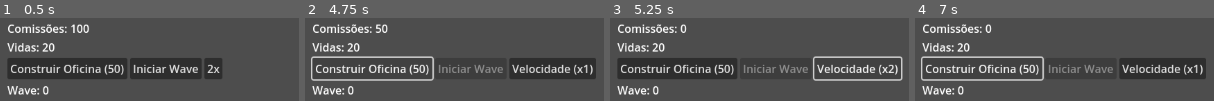
Above: before the commit, frames 1-4 (left to right).
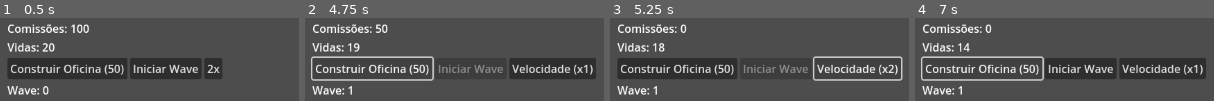
Above: after the commit, the same moments.

Repository: KaueKKL/Dealers-TD
Game: Godot game, scene res://scenes/levels/Level01.tscn
Same seed, same stepped clock (60 frames per second), same inputs: the game is played once before the commit and once after it. The project has no main scene, so this scene is started directly. The engine's default icon, where the game draws it, is replaced by a stand-in: a white triangle on a blue panel in a dark square.
Inputs:
- Up to frame 1 (0.5 s): no input
- Up to frame 2 (4.75 s): click "Iniciar Wave" at 0.5 s; click "Construir Oficina (50)" at 1.25 s; click "2x" at 2 s; click "Velocidade (x1)" at 2.75 s; click "Velocidade (x2)" at 3.5 s; click "Construir Oficina (50)" at 4.25 s
- Up to frame 3 (5.25 s): click "Velocidade (x1)" at 5 s
- Up to frame 4 (7 s): click "Velocidade (x2)" at 5.75 s; click "Construir Oficina (50)" at 6.5 s

Frame 1 is identical in both runs. In frame 2, 0.4% of the frame differs, in the area x 14-19%, y 30-93%; in frame 3, 0.4%; in frame 4, 1.3%, in the area x 14-67%, y 30-93%.

Commit message:
resolution

Diff:
--- a/project.godot
+++ b/project.godot
@@ -18,9 +18,9 @@
 
 PlayerState="*res://scripts/autoload/PlayerState.gd"
 SignalBus="*res://scripts/autoload/SignalBus.gd"
-WaveManager="*res://scripts/autoload/WaveManager.gd"
 TowerManager="*res://scripts/autoload/TowerManager.gd"
 GameState="*res://scripts/autoload/GameState.gd"
+WaveManager="*res://scenes/managers/WaveManager.tscn"
 
 [layer_names]
 
--- a/resources/towers/oficina.tres
+++ b/resources/towers/oficina.tres
@@ -7,7 +7,7 @@
 nome = "Oficina"
 descricao = "Descrição da torre."
 mecanica = "Dano físico + lentidão"
-dano = 5.0
+dano = 50.0
 alcance = 100.0
 tempo_ataque = 0.5
 custo_construcao = 50
--- a/resources/waves/Wave_01.tres
+++ b/resources/waves/Wave_01.tres
@@ -7,6 +7,6 @@
 [resource]
 script = ExtResource("2_urn48")
 wave_number = 1
-enemies_to_spawn = Array[ExtResource("1_6hcvt")]([ExtResource("2_01h02"), ExtResource("2_01h02"), ExtResource("2_01h02")])
-spawn_interval = 1.0
+enemies_to_spawn = Array[ExtResource("1_6hcvt")]([ExtResource("2_01h02"), ExtResource("2_01h02"), ExtResource("2_01h02"), ExtResource("2_01h02"), ExtResource("2_01h02"), ExtResource("2_01h02")])
+spawn_interval = 0.8
 metadata/_custom_type_script = "uid://cap8usfffrolu"
--- /dev/null
+++ b/resources/waves/wave_02.tres
@@ -0,0 +1,12 @@
+[gd_resource type="Resource" script_class="WaveResource" load_steps=4 format=3 uid="uid://dhyphvxbt1jis"]
+
+[ext_resource type="Script" uid="uid://cf06nql61bndj" path="res://scripts/core/EnemyResource.gd" id="1_2b24a"]
+[ext_resource type="Resource" uid="uid://cdieyfhgifah5" path="res://resources/enemies/cliente_impaciente.tres" id="2_s46f8"]
+[ext_resource type="Script" uid="uid://cap8usfffrolu" path="res://scripts/core/WaveResource.gd" id="3_nhgry"]
+
+[resource]
+script = ExtResource("3_nhgry")
+wave_number = 1
+enemies_to_spawn = Array[ExtResource("1_2b24a")]([ExtResource("2_s46f8"), ExtResource("2_s46f8"), ExtResource("2_s46f8"), ExtResource("2_s46f8"), ExtResource("2_s46f8"), ExtResource("2_s46f8"), ExtResource("2_s46f8"), ExtResource("2_s46f8"), ExtResource("2_s46f8"), ExtResource("2_s46f8"), ExtResource("2_s46f8")])
+spawn_interval = 0.8
+metadata/_custom_type_script = "uid://cap8usfffrolu"
--- /dev/null
+++ b/scenes/managers/WaveManager.tscn
@@ -0,0 +1,10 @@
+[gd_scene load_steps=5 format=3 uid="uid://djeqnpfram02o"]
+
+[ext_resource type="Script" uid="uid://d06uremuj0aj7" path="res://scripts/autoload/WaveManager.gd" id="1_vg8ia"]
+[ext_resource type="Script" uid="uid://cap8usfffrolu" path="res://scripts/core/WaveResource.gd" id="2_mw246"]
+[ext_resource type="Resource" uid="uid://btp35i0ekvmpu" path="res://resources/waves/wave_01.tres" id="3_3ed7e"]
+[ext_resource type="Resource" uid="uid://dhyphvxbt1jis" path="res://resources/waves/wave_02.tres" id="4_3ed7e"]
+
+[node name="WaveManager" type="Node2D"]
+script = ExtResource("1_vg8ia")
+predefined_waves = Array[ExtResource("2_mw246")]([ExtResource("3_3ed7e"), ExtResource("4_3ed7e"), null])
--- a/scripts/autoload/SignalBus.gd
+++ b/scripts/autoload/SignalBus.gd
@@ -1,13 +1,14 @@
 extends Node
 
-# Jogador
+# --- Sinais do Jogador ---
 signal comissao_alterada(novo_valor: int)
 signal vidas_alteradas(novo_valor: int)
 
+# --- Sinais do Jogo ---
+signal inimigo_derrotado(inimigo_resource: EnemyResource)
+signal inimigo_escapou(dano_vida: int)
 
-# Wave
+# --- Sinais das Waves ---
 signal iniciar_wave_solicitado
 signal wave_iniciada(numero_wave: int)
 signal wave_concluida(numero_wave: int)
-signal inimigo_derrotado(inimigo_resource: EnemyResource)
-signal inimigo_escapou(dano_vida: int)
--- a/scripts/autoload/TowerManager.gd
+++ b/scripts/autoload/TowerManager.gd
@@ -98,10 +98,8 @@
 	if tower_container:
 		tower_container.add_child(nova_torre)
 	else:
-		# Fallback caso o contêiner não tenha sido configurado
 		get_tree().current_scene.add_child(nova_torre)
 
 	print("Torre construída com sucesso!")
 
-	# Opcional: descomente a linha abaixo para sair do modo de construção após cada torre.
 	cancelar_posicionamento()
--- a/scripts/autoload/WaveManager.gd
+++ b/scripts/autoload/WaveManager.gd
@@ -7,7 +7,6 @@
 var spawn_point: Marker2D
 
 # --- Dados das Ondas ---
-# Arraste seus arquivos wave_01.tres e wave_02.tres aqui pelo Inspetor
 @export var predefined_waves: Array[WaveResource]
 
 var current_wave_index: int = -1
@@ -28,67 +27,76 @@
 
 # Função para o nível se "registrar"
 func set_current_level_path(path: Path2D, spawn: Marker2D):
-	enemy_path = path
-	spawn_point = spawn
+	# --- DIAGNÓSTICO ---
+	if path == null:
+		push_error("WaveManager: Level.gd me enviou um enemy_path NULO!")
+	else:
+		enemy_path = path
+
+	if spawn == null:
+		push_error("WaveManager: Level.gd me enviou um spawn_point NULO!")
+	else:
+		spawn_point = spawn
+
+	if enemy_path and spawn_point:
+		print("WaveManager: Caminho e spawn configurados COM SUCESSO.")
+	# --- FIM DO DIAGNÓSTICO ---
 
 # --- Lógica de Controle da Onda ---
 
 func _on_iniciar_wave_solicitado():
+	print(">>> WAVEMANAGER: Recebi o sinal para iniciar a wave!") # ADICIONE ESTA LINHA
+
 	current_wave_index += 1
 	if current_wave_index >= predefined_waves.size():
-		print("Todas as waves predefinidas foram concluídas!")
-		# TODO: Implementar lógica de vitória
+		# MENSAGEM DE ERRO MELHORADA
+		print("WaveManager: Nenhuma wave encontrada ou todas concluídas! Verifique o Inspetor da cena WaveManager.tscn.")
+		SignalBus.emit_signal("wave_concluida", current_wave_index)
 		return
 
 	var wave_data: WaveResource = predefined_waves[current_wave_index]
 
-	# Prepara a fila de spawn
-	enemies_to_spawn_queue = wave_data.enemies_to_spawn.duplicate() # Cria uma cópia
+	enemies_to_spawn_queue = wave_data.enemies_to_spawn.duplicate()
 	spawn_timer.wait_time = wave_data.spawn_interval
 
 	print("Iniciando Wave:", wave_data.wave_number)
 	SignalBus.emit_signal("wave_iniciada", wave_data.wave_number)
 
-	# Inicia o processo de spawn
 	spawn_timer.start()
 
-# Chamado a cada X segundos pelo spawn_timer
 func _on_spawn_timer_timeout():
 	if enemies_to_spawn_queue.is_empty():
 		spawn_timer.stop()
-		return # Todos os inimigos desta onda foram spawnados
+		return
 
-	# Pega o próximo inimigo da fila e o spawna
 	var enemy_data: EnemyResource = enemies_to_spawn_queue.pop_front()
 	spawn_enemy(enemy_data)
 
-	# Reinicia o timer para o próximo inimigo (se ainda houver)
 	if not enemies_to_spawn_queue.is_empty():
 		spawn_timer.start()
 
-# Lógica de spawn (baseada no seu GDD, EnemyManager)
 func spawn_enemy(data: EnemyResource):
+	# --- DIAGNÓSTICO ---
 	if not enemy_path or not spawn_point:
-		push_error("WaveManager não sabe onde spawnar inimigos!")
+		push_error("WaveManager: ERRO EM SPAWN_ENEMY. enemy_path é: " + str(enemy_path) + ", spawn_point é: " + str(spawn_point))
 		return
+	# --- FIM DO DIAGNÓSTICO ---
 
 	var novo_inimigo = cena_inimigo.instantiate()
 	novo_inimigo.data = data
 	novo_inimigo.global_position = spawn_point.global_position
 	enemy_path.add_child(novo_inimigo)
 
-	enemies_alive += 1 # Rastreia o inimigo vivo
+	enemies_alive += 1
 
 # --- Lógica de Conclusão da Onda ---
 
-# Chamado por "inimigo_derrotado" ou "inimigo_escapou"
 func _on_enemy_removed_from_game(_data_or_damage):
-	enemies_alive -= 1
-	check_wave_cleared()
+	if enemies_alive > 0:
+		enemies_alive -= 1
+		check_wave_cleared()
 
-# Verifica se a onda terminou
 func check_wave_cleared():
-	# A onda só termina se a fila de spawn estiver vazia E não houver mais inimigos vivos
 	if enemies_to_spawn_queue.is_empty() and enemies_alive == 0:
 		print("Wave", current_wave_index + 1, "concluída!")
 		SignalBus.emit_signal("wave_concluida", current_wave_index + 1)
--- a/scripts/gameplay/Enemy.gd
+++ b/scripts/gameplay/Enemy.gd
@@ -1,3 +1,4 @@
+# scripts/gameplay/Enemy.gd
 class_name Enemy
 extends PathFollow2D
 
@@ -6,19 +7,19 @@
 var vida_atual: float
 
 func _ready():
-	add_to_group("enemies") # Adiciona este nó ao grupo "enemies"
 	if not data:
 		push_error("Inimigo não tem um arquivo de dados (EnemyResource) atribuído!")
-		queue_free() # Segurança em falta de dados
+		queue_free()
 		return
 
 	vida_atual = data.vida_maxima
-
+	add_to_group("enemies") # Importante para a detecção da torre
 
 func _process(delta: float):
-	if not data: return # Não faz nada se não houver dados
+	if not data: return
 
 	set_progress(get_progress() + data.velocidade * delta)
+
 	if get_progress_ratio() >= 1.0:
 		chegou_ao_fim()
 
@@ -28,7 +29,7 @@
 		morrer()
 
 func morrer():
-	# Avisa a todos que estão ouvindo que este inimigo foi derrotado
+	# Esta linha é vital para o WaveManager
 	SignalBus.emit_signal("inimigo_derrotado", data)
 	queue_free()
 
--- a/scripts/gameplay/Level.gd
+++ b/scripts/gameplay/Level.gd
@@ -1,12 +1,28 @@
 # scripts/gameplay/Level.gd
 extends Node2D
 
-# Referências aos nós essenciais da cena
 @onready var enemy_path: Path2D = $EnemyPath
 @onready var spawn_point: Marker2D = $EnemyPath/SpawnPoint
 @onready var towers_container: Node2D = $TowersContainer
 
 func _ready():
+	# --- DIAGNÓSTICO ---
+	if enemy_path == null:
+		push_error("ERRO CRÍTICO NO LEVEL.GD: Não foi possível encontrar o nó 'EnemyPath'.")
+		return
+	if spawn_point == null:
+		push_error("ERRO CRÍTICO NO LEVEL.GD: Não foi possível encontrar o nó 'SpawnPoint' dentro do 'EnemyPath'.")
+		return
+	if towers_container == null:
+		push_error("ERRO CRÍTICO NO LEVEL.GD: Não foi possível encontrar o nó 'TowersContainer'.")
+		return
+	# --- FIM DO DIAGNÓSTICO ---
+
+	print("Level.gd: Nós encontrados. Enviando para o WaveManager...")
+
+	# Vamos imprimir o que estamos enviando
+	print("Level.gd: Enviando enemy_path: " + str(enemy_path))
+	print("Level.gd: Enviando spawn_point: " + str(spawn_point))
+
 	WaveManager.set_current_level_path(enemy_path, spawn_point)
-
 	TowerManager.set_tower_container(towers_container)
--- a/scripts/ui/HUD.gd
+++ b/scripts/ui/HUD.gd
@@ -6,6 +6,7 @@
 @onready var vidas_label: Label = $MarginContainer/VBoxContainer/VidasLabel
 @onready var label_wave: Label = $MarginContainer/VBoxContainer/LabelWave
 
+# --- Referências de Botões ---
 @onready var botao_construir_oficina = $MarginContainer/VBoxContainer/HBoxContainer/BotaoConstruirOficina
 @onready var botao_iniciar_wave = $MarginContainer/VBoxContainer/HBoxContainer/BotaoIniciarWave
 @onready var botao_velocidade = $MarginContainer/VBoxContainer/HBoxContainer/BotaoVelocidade
@@ -14,19 +15,25 @@
 var oficina_data = preload("res://resources/towers/oficina.tres")
 
 func _ready():
+	# --- Conectar Sinais de DADOS (Vindos do Jogo) ---
 	SignalBus.connect("comissao_alterada", _on_comissao_alterada)
 	SignalBus.connect("vidas_alteradas", _on_vidas_alteradas)
+
+	# --- Sinais da Wave ---
 	SignalBus.connect("wave_iniciada", _on_wave_iniciada)
 	SignalBus.connect("wave_concluida", _on_wave_concluida)
 
+	# --- Conectar Sinais de Buttons ---
 	botao_construir_oficina.pressed.connect(_on_botao_construir_oficina_pressed)
 	botao_iniciar_wave.pressed.connect(_on_botao_iniciar_wave_pressed)
 	botao_velocidade.pressed.connect(_on_botao_velocidade_pressed)
 
+	# --- Inicializar ---
 	_on_comissao_alterada(PlayerState.comissoes)
 	_on_vidas_alteradas(PlayerState.vidas)
 	label_wave.text = "Wave: 0"
 
+# --- Funções que ATUALIZAM a UI ---
 func _on_comissao_alterada(novo_valor: int):
 	comissoes_label.text = "Comissões: " + str(novo_valor)
 
@@ -35,17 +42,19 @@
 
 func _on_wave_iniciada(numero_wave: int):
 	label_wave.text = "Wave: " + str(numero_wave)
+	botao_iniciar_wave.disabled = true # Desabilita o botão ao iniciar
 
 func _on_wave_concluida(_numero_wave: int):
-	botao_iniciar_wave.disabled = false # Reabilita o botão
+	botao_iniciar_wave.disabled = false # Reabilita o botão ao concluir
 
 # --- Funções que REAGEM a cliques ---
 func _on_botao_construir_oficina_pressed():
 	TowerManager.selecionar_torre_para_construir(oficina_data)
 
 func _on_botao_iniciar_wave_pressed():
+	print(">>> HUD: Botão Iniciar Wave foi CLICADO!") # ADICIONE ESTA LINHA
 	SignalBus.emit_signal("iniciar_wave_solicitado")
-	botao_iniciar_wave.disabled = true # Desabilita para evitar cliques múltiplos
+	# O botão agora é desabilitado na função _on_wave_iniciada
 
 func _on_botao_velocidade_pressed():
 	var nova_velocidade = GameState.toggle_game_speed()
